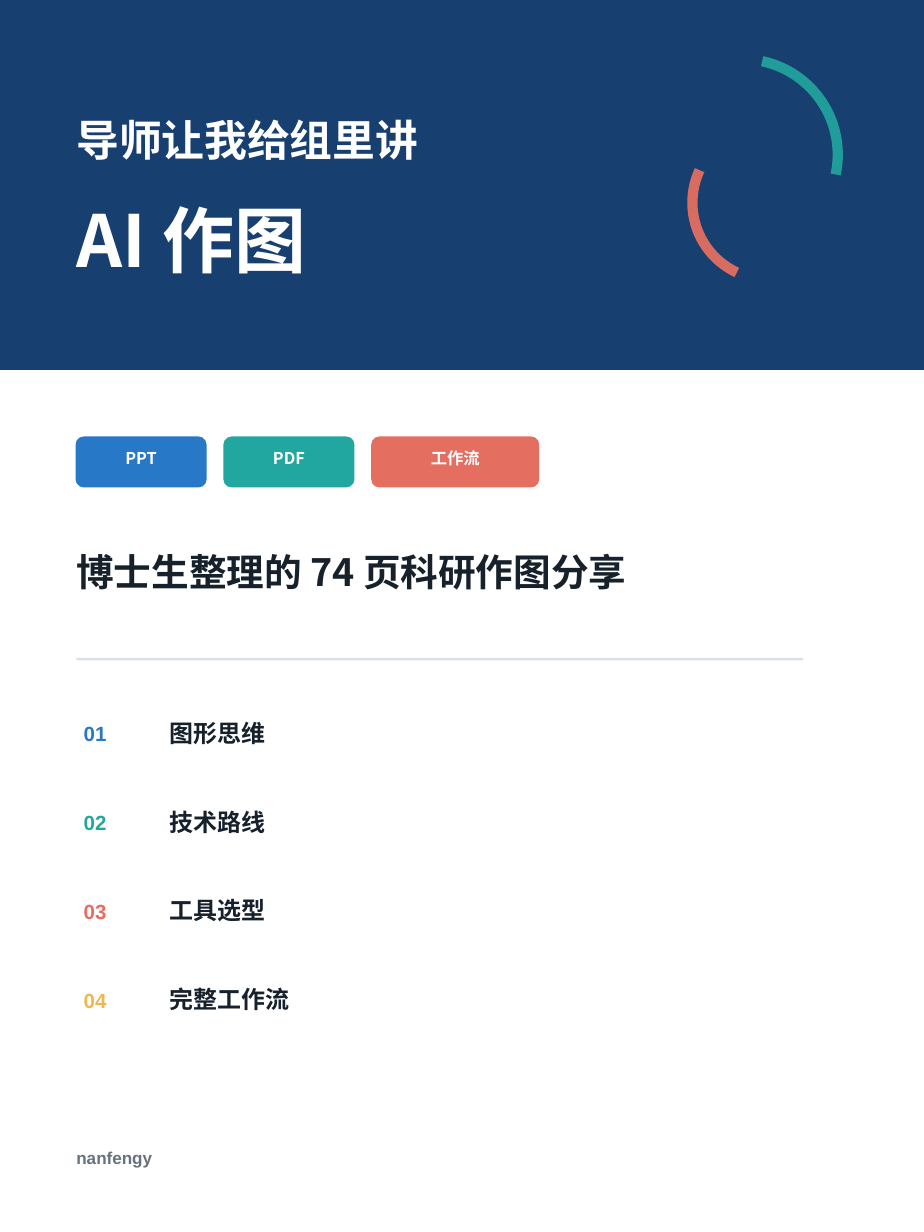
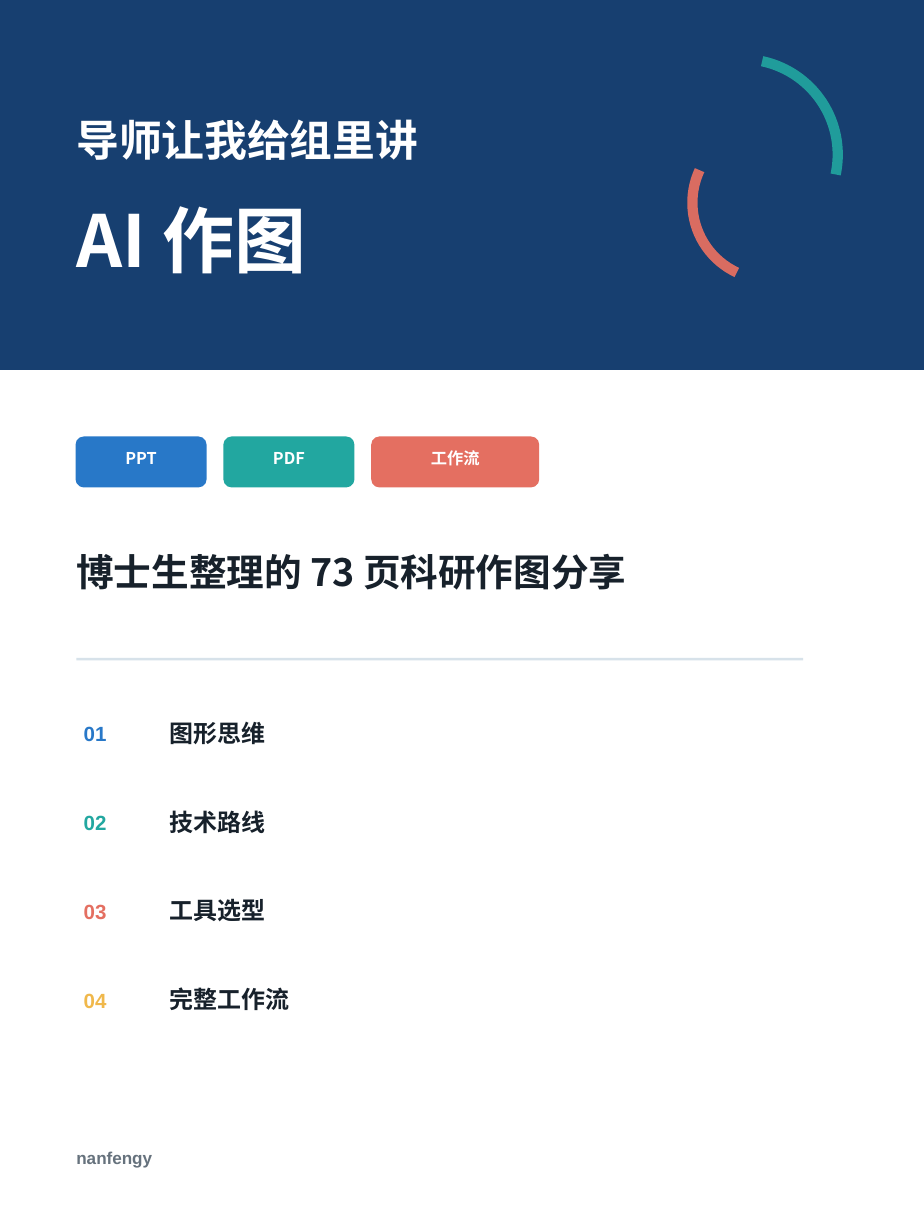
Before and after one commit to nanfengy/ai-research-visualization, a slide deck: slide 1 of xiaohongshu/AI科研作图-小红书9页.pptx. Drawn at 924x1232 pixels with LibreOffice and Linux fonts; fonts in the diff are those of the drawing. Boxes give left, top, right and bottom in pixels: in the first picture for what was removed or moved away, otherwise in the second. Text is boxed around its words. In the diff, an @@ line names an element or a change of style, - is before the commit and + after.

```diff
--- a/xiaohongshu/AI科研作图-小红书9页.pptx
+++ b/xiaohongshu/AI科研作图-小红书9页.pptx
@@ text at [76, 554, 626, 590]: text changed @@
-博士生整理的 74 页科研作图分享
+博士生整理的 73 页科研作图分享
```
Also in this commit, not shown: 1 other slide changed, 28 other files.
